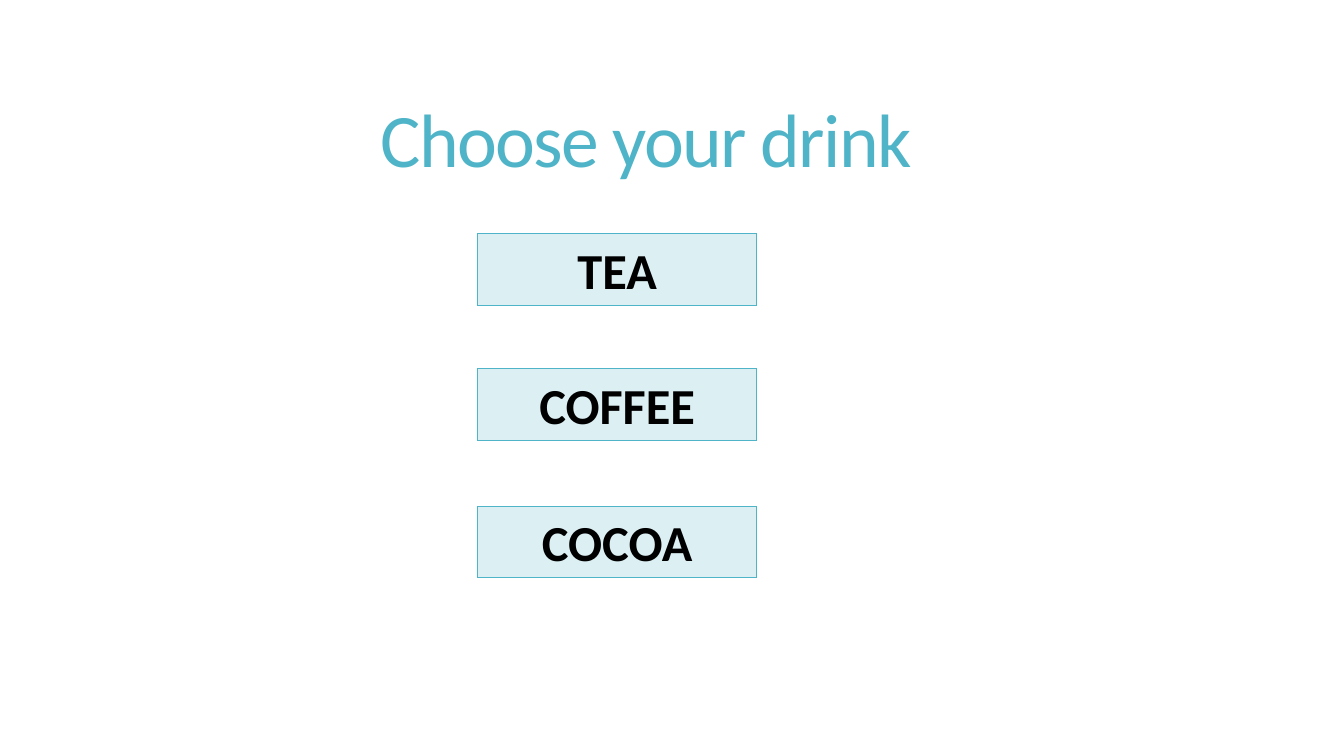
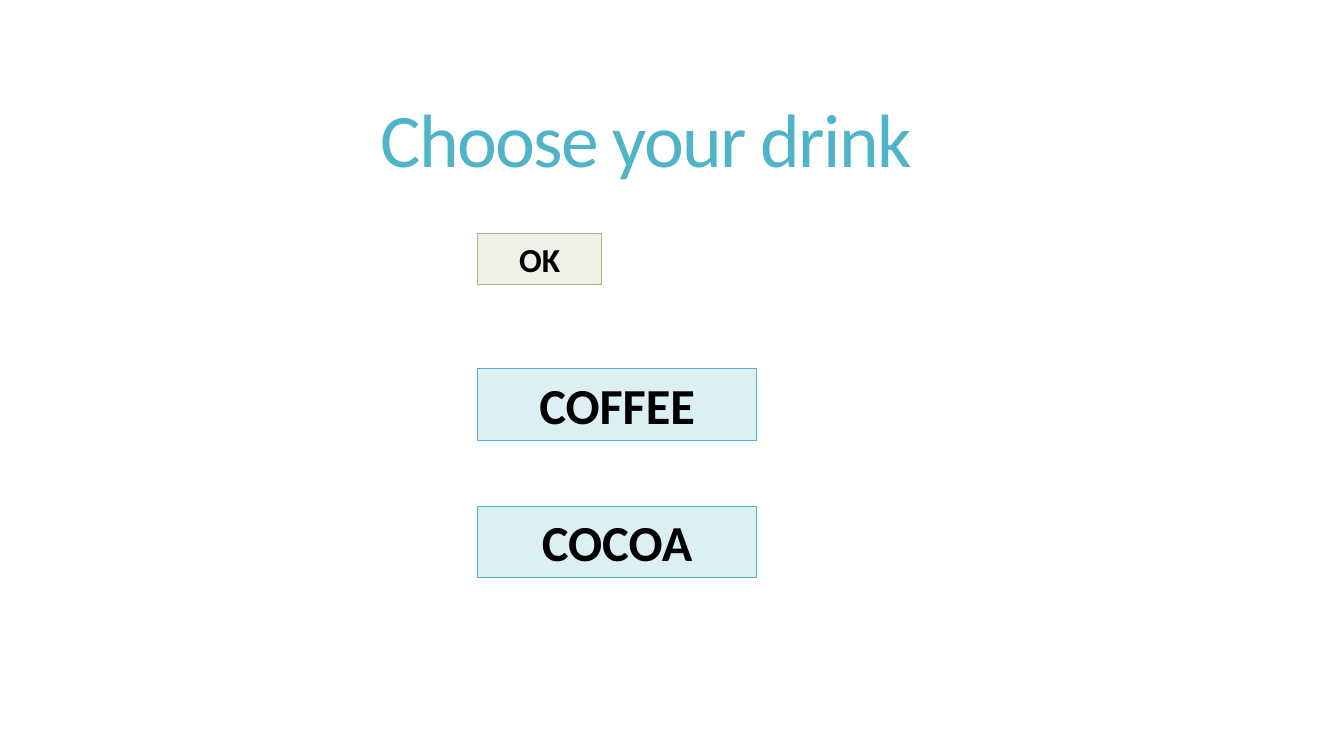
Before and after one commit to C24-S60348/TamanTasikTaiping, a slide deck: slide 4 of ThermalEQDrinks Asset/INTERFACE LAYOUT INOVASI.pptx. Drawn at 1344x756 pixels with LibreOffice and Linux fonts; fonts in the diff are those of the drawing. Boxes give left, top, right and bottom in pixels: in the first picture for what was removed or moved away, otherwise in the second. Text is boxed around its words. In the diff, an @@ line names an element or a change of style, - is before the commit and + after.

```diff
--- a/ThermalEQDrinks Asset/INTERFACE LAYOUT INOVASI.pptx
+++ b/ThermalEQDrinks Asset/INTERFACE LAYOUT INOVASI.pptx
@@ rectangle "OK": place and size @@
-rectangle "OK" at bbox=[478, 234, 757, 306]
+rectangle "OK" at bbox=[478, 234, 602, 284]
@@ rectangle "OK" at bbox=[478, 234, 602, 284]: fill #DCF0F4 to #EEF1E5; outline #50B4C8 0.75 pt to #A8B97F 0.75 pt @@
@@ text in rectangle at bbox=[519, 250, 560, 273]: text changed; size 36 to 24 pt @@
-TEA
+OK
```
Also in this commit, not shown: 1 other slide changed, 1 other file.
